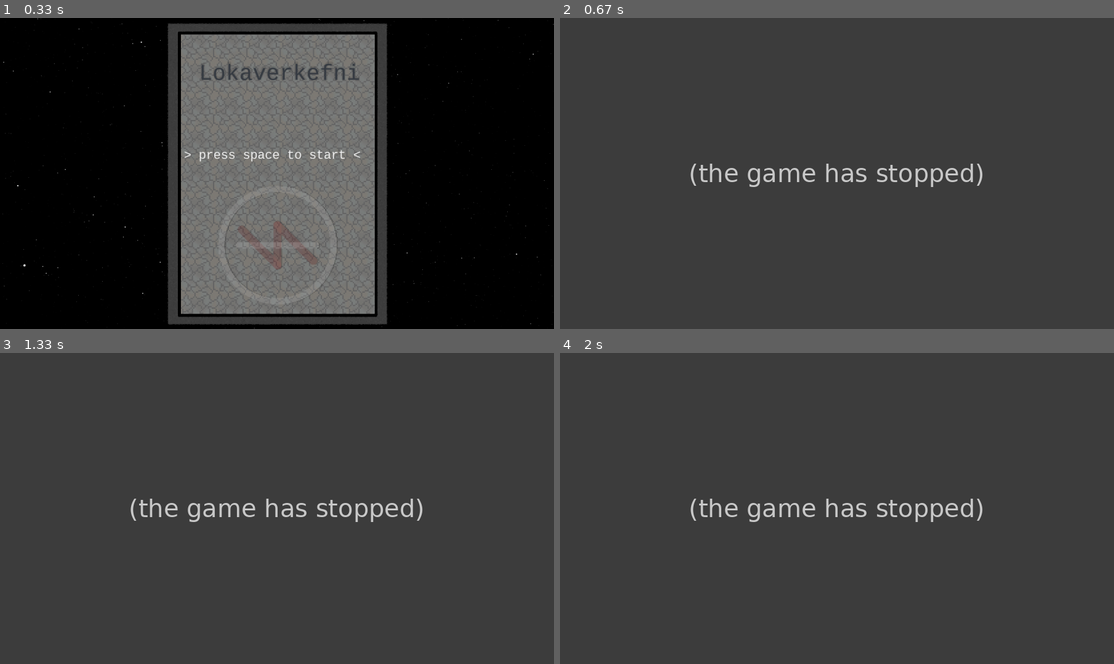
Above: before the commit, frames 1-4 (two rows, left to right).
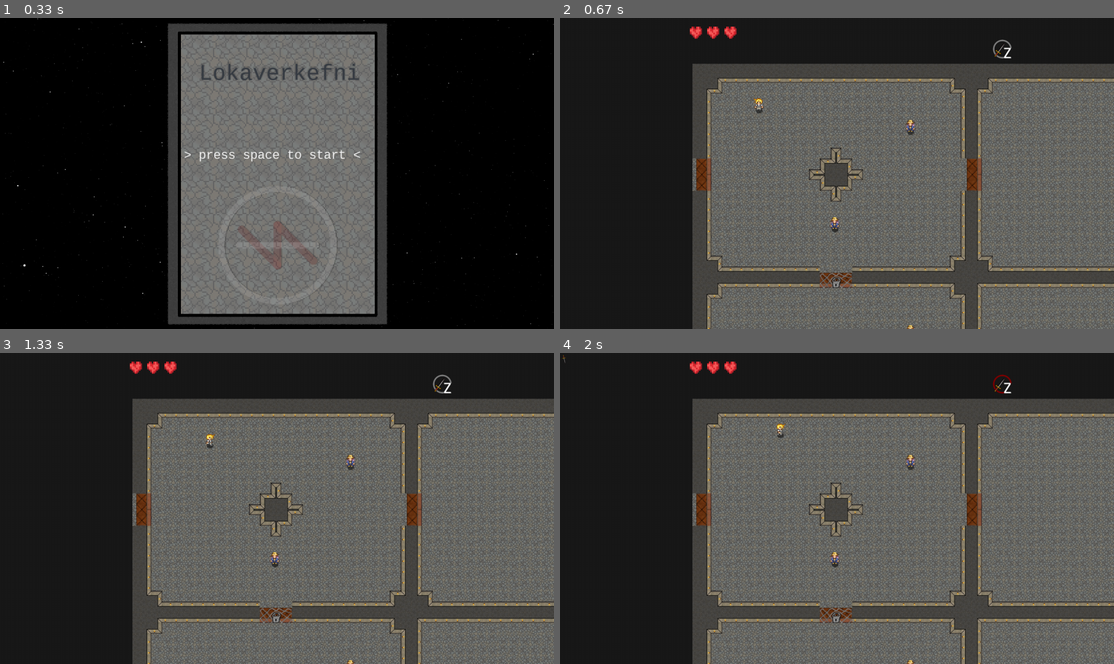
Above: after the commit, the same moments.

Repository: GudniNatan/Leikjaforritun-lokaverkefni-haust-2016
Game: pygame game, started from Lokaverkefni.py
The game is run twice, just before and just after one commit, with the same random seed, the same clock (stepped at 60 frames per second) and the same inputs. The source is Python 2; it was converted automatically to run under Python 3.
Inputs:
- Up to frame 1 (0.33 s): no input
- Up to frame 2 (0.67 s): tap Space at 0.33 s
- Up to frame 3 (1.33 s): tap Z at 0.67, 1.07 s; hold Right from 1 s (still down)
- Up to frame 4 (2 s): tap Z at 1.37, 1.57, 1.9 s; release Right at 1.47 s; hold Up 1.5-1.8 s; hold Right from 1.83 s (still down)

Frame 1 is identical in both runs. In frame 2, 84% of the frame differs, in the area x 0-100%, y 0-100%; in frame 3, 84%; in frame 4, 84%.
Error before the commit: IndexError: string index out of range (Scenes.py line 359); the game stopped at 0.33 s (later frames are placeholders)

Commit message:
Lítil bugfix 18.01.2017

Diff:
--- a/Constants.py
+++ b/Constants.py
@@ -9,7 +9,7 @@
 
 GRID_SIZE = [30, 30]     # Width and height of maze (can fit 355x635 if drawSize is 1)
 startPoint = [14, 14]   # Starting position of generator (and player?)
-drawSize = 10
+drawSize = 25
 halfDrawSize = drawSize / 2
 window_size = window_width, window_height = 1280, 720
 
--- a/Scenes.py
+++ b/Scenes.py
@@ -355,7 +355,7 @@
             sliced[0][1] = array[i - 1][j]
             if j >= 1:
                 sliced[0][0] = array[i - 1][j - 1]
-            if j < (len(array[i]) - 1) and j < (len(array[i + 1]) - 1):
+            if j < (len(array[i]) - 1):
                 sliced[0][2] = array[i - 1][j + 1]
         if 1 <= j:
             sliced[1][0] = array[i][j - 1]
--- a/rooms/room0.txt
+++ b/rooms/room0.txt
@@ -1,4 +1,4 @@
-WWWWWWWWWWWWWWWWWWWWWWWWWWWWWWWWWWWWWWWWWWWWWWWWWWWWWWWWWWWWWWWWWWWWWWWWWWW
+WWWWWWWWWWWWWWWWWWWWWWWWWWWWWWWWWWWWWWWWWWWWWWWWWWWWWWWWWWWWWWWWWWWWWWWWWWWWW
 WWWWWWWWWWWWWWWWWWWWWWWWWWWWWWWWWWWWWWWWWWWWWWWWWWWWWWWWWWWWWWWWWWWWWWWWWWWWW
 WWW                     WWWW                                               WW
 WW                       WW                                                WW
